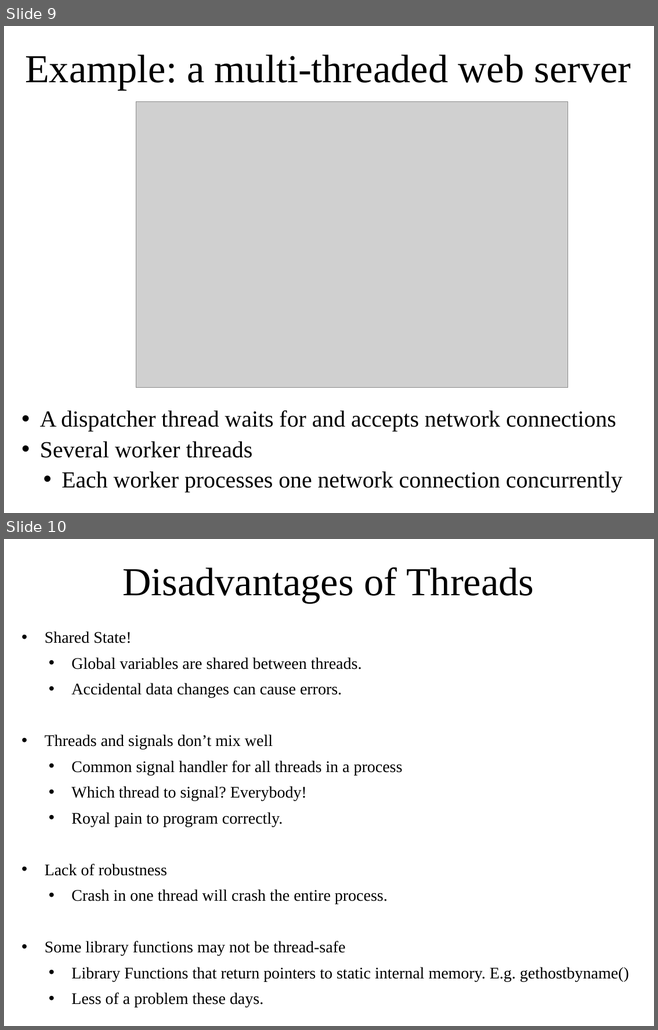
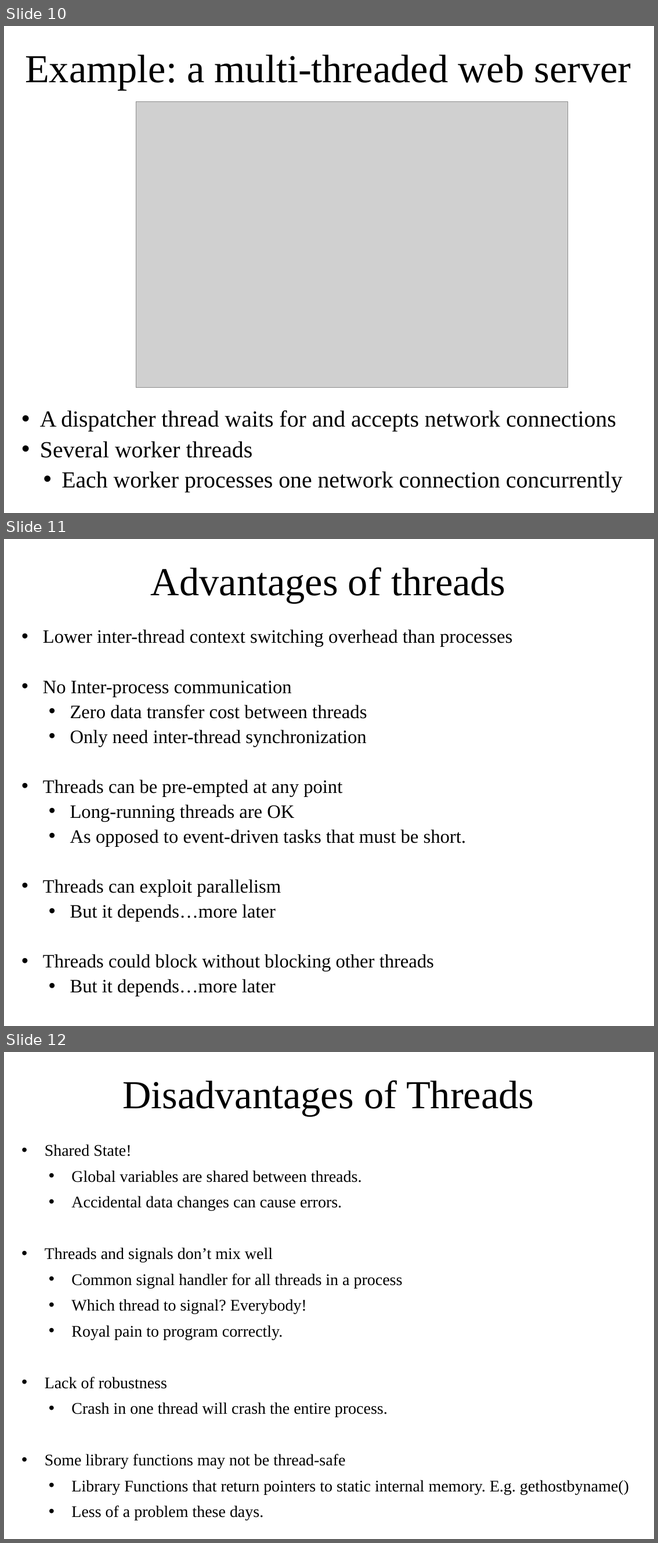
Before and after one commit to oscourse/oscourse.github.io, a slide deck: slides/threads.pptx. Shown one above the other, each under a label of ours: slides 9 and 10 before the commit, slides 10, 11 and 12 after it. The pictures are 658x1030 and 658x1543 pixels, drawn with LibreOffice and Linux fonts; fonts in the diff are those of the drawing; grey boxes stand for pictures. Boxes give left, top, right and bottom in pixels: in the first picture for what was removed or moved away, otherwise in the second. Text is boxed around its words. In the diff, an @@ line names an element or a change of style, - is before the commit and + after.

```diff
--- a/slides/threads.pptx
+++ b/slides/threads.pptx
@@ slide 11 added at bbox=[4, 539, 654, 1026], background #FFFFFF @@
@@ title added at bbox=[151, 567, 506, 603], 44 pt, text #000000 @@
+Advantages of threads
@@ text added at bbox=[43, 629, 512, 996], 21 pt, text #000000 @@
+• Lower inter-thread context switching overhead than processes
+• No Inter-process communication
+  • Zero data transfer cost between threads
+  • Only need inter-thread synchronization
+• Threads can be pre-empted at any point
+  • Long-running threads are OK
+  • As opposed to event-driven tasks that must be short.
+• Threads can exploit parallelism
+  • But it depends…more later
+• Threads could block without blocking other threads
+  • But it depends…more later
@@ what was slide 9 is now slide 10 @@
@@ what was slide 10 is now slide 12 @@
```
Also in this commit, not shown: 1 slide changed, 1 other slide added, 1 other file.
